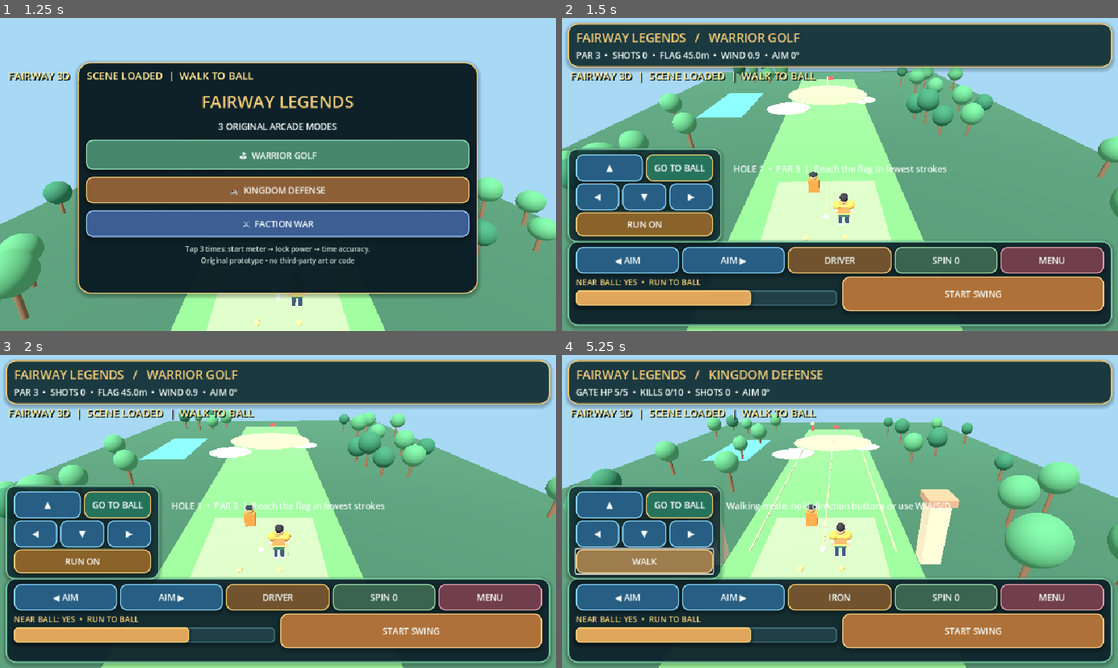
Above: before the commit, frames 1-4 (two rows, left to right).
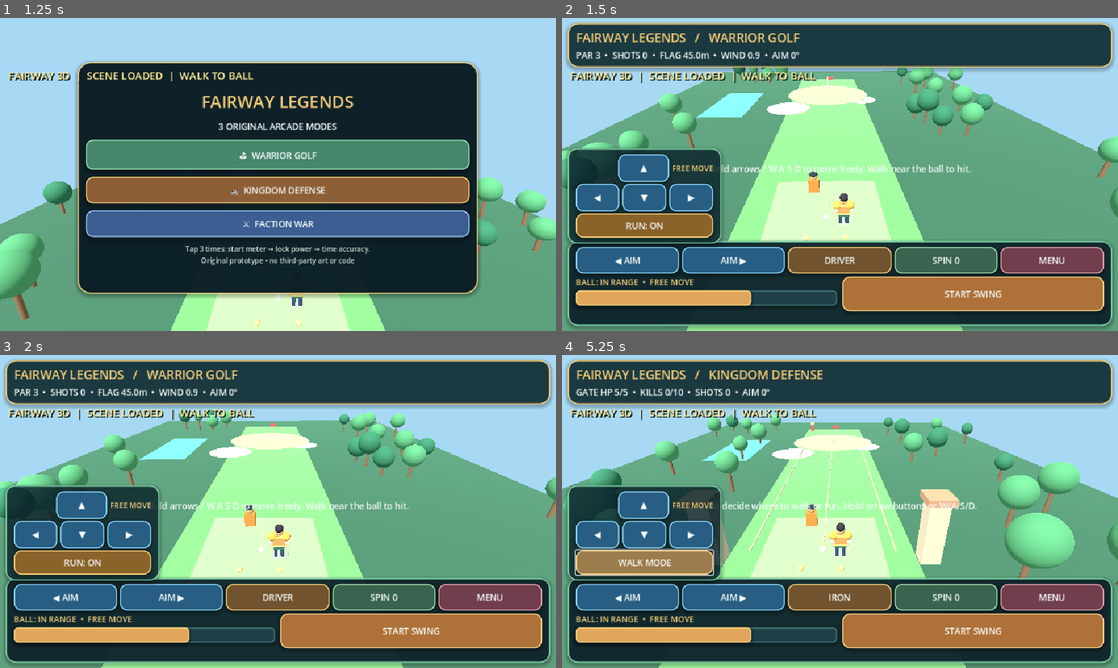
Above: after the commit, the same moments.

Repository: 168kk66-ship-it/golf-3d
Game: Godot game, scene res://main.tscn
Same seed, same stepped clock (60 frames per second), same inputs: the game is played once before the commit and once after it.
Inputs (mouse positions are in pixels of both pictures, inside the frame that each line leads up to):
- Up to frame 1 (1.25 s): tap Enter at 0.5 s; move the mouse to (400, 158) at 0.52 s; hold D from 0.53 s (still down); hold Shift from 0.53 s (still down); tap Space at 0.77 s; tap G at 0.8 s
- Up to frame 2 (1.5 s): release D at 1.25 s; release Shift at 1.25 s; click "⛳ WARRIOR GOLF" at 1.25 s
- Up to frame 3 (2 s): no input
- Up to frame 4 (5.25 s): click "MENU" at 2 s; move the mouse to (728, 527) at 2.77 s; hold S 2.78-3.53 s; tap G at 2.85, 3.8 s; tap Space at 3.02 s; tap Shift at 3.05 s; move the mouse to (895, 442) at 3.52 s; hold D 3.53-4.25 s; hold Shift 3.53-4.25 s; click "🏰 KINGDOM DEFENSE" at 4.25 s; click "RUN ON" (after the commit: "RUN: ON") at 5 s

Frame 1 is identical in both runs. In frame 2, 3.9% of the frame differs, in the area x 1-74%, y 43-86%; in frame 3, 3.9%; in frame 4, 4.0%, in the area x 1-75%, y 43-86%.

Commit message:
Enable fully manual free roam with on-screen D-pad; remove forced automatic navigation to golf ball

Diff:
--- a/scripts/legends.gd
+++ b/scripts/legends.gd
@@ -29,11 +29,13 @@
 var right_arm: Node3D
 var move_panel: PanelContainer
 var run_button: Button
-var chase_button: Button
 var move_x := 0.0
 var move_z := 0.0
+var held_left := false
+var held_right := false
+var held_up := false
+var held_down := false
 var is_running := true
-var chase_ball := false
 var walk_clock := 0.0
 var avatar_heading := 0.0
 const WALK_SPEED := 3.4
@@ -241,43 +243,43 @@
 	_box(right_arm, Vector3(0.35, 0.13, 0.22), Vector3(0.0, -2.14, -0.26), Color("#404f5b"))
 	avatar_heading = 0.0
 	golfer_visual.rotation.y = avatar_heading
-	chase_ball = false
+	_clear_movement()
+
+
+func _clear_movement() -> void:
+	held_left = false
+	held_right = false
+	held_up = false
+	held_down = false
 	move_x = 0.0
 	move_z = 0.0
 
-
 func _move_hold(axis: String, value: float, held: bool) -> void:
 	if axis == "x":
-		move_x = value if held else (0.0 if is_equal_approx(move_x, value) else move_x)
+		if value < 0.0:
+			held_left = held
+		else:
+			held_right = held
 	else:
-		move_z = value if held else (0.0 if is_equal_approx(move_z, value) else move_z)
-	if held:
-		chase_ball = false
-
+		if value < 0.0:
+			held_up = held
+		else:
+			held_down = held
+	move_x = float(int(held_right) - int(held_left))
+	move_z = float(int(held_down) - int(held_up))
 
 func _direction_button(label_text: String, axis: String, value: float) -> Button:
 	var btn := _button(label_text, Color("#285e83"), Color("#8ad7fc"))
-	btn.custom_minimum_size = Vector2(57, 47)
+	btn.custom_minimum_size = Vector2(64, 48)
 	btn.button_down.connect(func(): _move_hold(axis, value, true))
 	btn.button_up.connect(func(): _move_hold(axis, value, false))
+	btn.focus_mode = Control.FOCUS_NONE
 	return btn
-
 
 func _toggle_run() -> void:
 	is_running = not is_running
-	run_button.text = "RUN ON" if is_running else "WALK"
-	if is_running:
-		hint_label.text = "Running mode: hold direction buttons or use W/A/S/D."
-	else:
-		hint_label.text = "Walking mode: hold direction buttons or use W/A/S/D."
-
-
-func _chase_golf_ball() -> void:
-	if mode == "menu" or phase == "flying":
-		return
-	chase_ball = true
-	hint_label.text = "Golfer is running toward the ball. Tap a direction to steer."
-
+	run_button.text = "RUN: ON" if is_running else "WALK MODE"
+	hint_label.text = "You decide where to walk or run. Hold arrow buttons or W/A/S/D."
 
 func _near_ball() -> bool:
 	if not is_instance_valid(golfer) or not is_instance_valid(ball):
@@ -302,36 +304,28 @@
 func _update_golfer(dt: float) -> void:
 	if mode == "menu" or not is_instance_valid(golfer):
 		return
-	var walking := Vector3.ZERO
+	var direction := Vector3.ZERO
 	if phase == "ready" or phase == "done":
-		walking.x = move_x
-		walking.z = move_z
+		direction.x = move_x
+		direction.z = move_z
 		if Input.is_key_pressed(KEY_A):
-			walking.x -= 1.0
+			direction.x -= 1.0
 		if Input.is_key_pressed(KEY_D):
-			walking.x += 1.0
+			direction.x += 1.0
 		if Input.is_key_pressed(KEY_W):
-			walking.z -= 1.0
+			direction.z -= 1.0
 		if Input.is_key_pressed(KEY_S):
-			walking.z += 1.0
-		if chase_ball:
-			var target := ball.position - golfer.position
-			target.y = 0
-			if target.length() <= 1.58:
-				chase_ball = false
-				hint_label.text = "At the ball! Aim and tap START SWING."
-			else:
-				walking = target.normalized()
-	var moving := walking.length_squared() > 0.01
+			direction.z += 1.0
+	var moving := direction.length_squared() > 0.01
 	if moving:
-		walking = walking.normalized()
-		var pace := RUN_SPEED if is_running or chase_ball or Input.is_key_pressed(KEY_SHIFT) else WALK_SPEED
-		golfer.position += walking * pace * dt
+		direction = direction.normalized()
+		var pace := RUN_SPEED if is_running or Input.is_key_pressed(KEY_SHIFT) else WALK_SPEED
+		golfer.position += direction * pace * dt
 		golfer.position.x = clampf(golfer.position.x, -33.0, 33.0)
 		golfer.position.z = clampf(golfer.position.z, -45.0, 45.0)
-		avatar_heading = atan2(walking.x, -walking.z)
+		avatar_heading = atan2(direction.x, -direction.z)
 		golfer_visual.rotation.y = lerp_angle(golfer_visual.rotation.y, avatar_heading, minf(dt * 12.0, 1.0))
-		_animate_golfer(dt, true, 12.0 if is_running or chase_ball else 7.0)
+		_animate_golfer(dt, true, 12.0 if pace > WALK_SPEED else 7.0)
 	else:
 		_animate_golfer(dt, false, 0.0)
 
@@ -471,7 +465,7 @@
 	swing_button.pressed.connect(_press_swing)
 	row_two.add_child(swing_button)
 
-	# Visible mobile direction pad, run toggle and approach-ball shortcut.
+	# Free-roam D-pad; movement is never automated.
 	move_panel = PanelContainer.new()
 	move_panel.anchor_left = 0
 	move_panel.anchor_right = 0
@@ -489,17 +483,22 @@
 	var move_top := HBoxContainer.new()
 	move_top.add_theme_constant_override("separation", 5)
 	movement_box.add_child(move_top)
+	var pad_spacer := Control.new()
+	pad_spacer.custom_minimum_size = Vector2(68, 8)
+	move_top.add_child(pad_spacer)
 	move_top.add_child(_direction_button("▲", "z", -1.0))
-	chase_button = _button("GO TO BALL", Color("#26735c"), GOLD)
-	chase_button.pressed.connect(_chase_golf_ball)
-	move_top.add_child(chase_button)
+	var move_hint := Label.new()
+	move_hint.text = "FREE MOVE"
+	move_hint.add_theme_font_size_override("font_size", 13)
+	move_hint.add_theme_color_override("font_color", GOLD)
+	move_top.add_child(move_hint)
 	var move_bottom := HBoxContainer.new()
 	move_bottom.add_theme_constant_override("separation", 5)
 	movement_box.add_child(move_bottom)
 	move_bottom.add_child(_direction_button("◀", "x", -1.0))
 	move_bottom.add_child(_direction_button("▼", "z", 1.0))
 	move_bottom.add_child(_direction_button("▶", "x", 1.0))
-	run_button = _button("RUN ON", Color("#8a632b"), GOLD)
+	run_button = _button("RUN: ON", Color("#8a632b"), GOLD)
 	run_button.custom_minimum_size = Vector2(190, 40)
 	run_button.pressed.connect(_toggle_run)
 	movement_box.add_child(run_button)
@@ -551,9 +550,7 @@
 	hint_label.visible = false
 	move_panel.visible = false
 	menu_panel.visible = true
-	move_x = 0.0
-	move_z = 0.0
-	chase_ball = false
+	_clear_movement()
 
 func _start_mode(next_mode: String) -> void:
 	mode = next_mode
@@ -581,7 +578,7 @@
 	hint_label.visible = true
 	menu_panel.visible = false
 	if mode == "golf":
-		hint_label.text = "HOLE 1  •  PAR 3  |  Reach the flag in fewest strokes"
+		hint_label.text = "Hold arrows / W A S D to move freely. Walk near the ball to hit."
 	elif mode == "defense":
 		hint_label.text = "DEFEND THE GATE  •  Aim at approaching enemies"
 	else:
@@ -622,8 +619,7 @@
 		return
 	if phase == "ready":
 		if not _near_ball():
-			hint_label.text = "TOO FAR! Walk/run to the ball or press GO TO BALL."
-			chase_ball = true
+			hint_label.text = "TOO FAR! Move the character toward the ball using arrows or W/A/S/D."
 			return
 		phase = "power"
 		meter_time = 0
@@ -762,7 +758,7 @@
 	ball.position = TEE
 	if is_instance_valid(golfer):
 		golfer.position = TEE + Vector3(1.45, -0.16, 0.75)
-	chase_ball = false
+	_clear_movement()
 	aim_degrees = 0
 	phase = "ready"
 	aim_guide.visible = true
@@ -844,11 +840,11 @@
 	spin_button.text = "SPIN %d" % spin_index
 	swing_button.disabled = phase == "flying" or phase == "done"
 	if mode == "golf" and phase == "ready" and not _near_ball():
-		swing_button.text = "GO TO BALL FIRST"
+		swing_button.text = "MOVE NEAR BALL"
 	if phase == "ready":
-		swing_button.text = "START SWING" if _near_ball() else "GO TO BALL FIRST"
+		swing_button.text = "START SWING" if _near_ball() else "MOVE NEAR BALL"
 		meter.value = power_percentage
-		meter_label.text = "NEAR BALL: " + ("YES" if _near_ball() else "NO") + "  •  RUN TO BALL"
+		meter_label.text = "BALL: " + ("IN RANGE" if _near_ball() else "TOO FAR") + "  •  FREE MOVE"
 	elif phase == "power":
 		swing_button.text = "LOCK POWER"
 		meter.value = power_percentage
@@ -876,8 +872,6 @@
 				_adjust_aim(-4.0)
 			KEY_RIGHT:
 				_adjust_aim(4.0)
-			KEY_G:
-				_chase_golf_ball()
 			KEY_R:
 				_toggle_run()
 			KEY_TAB:
